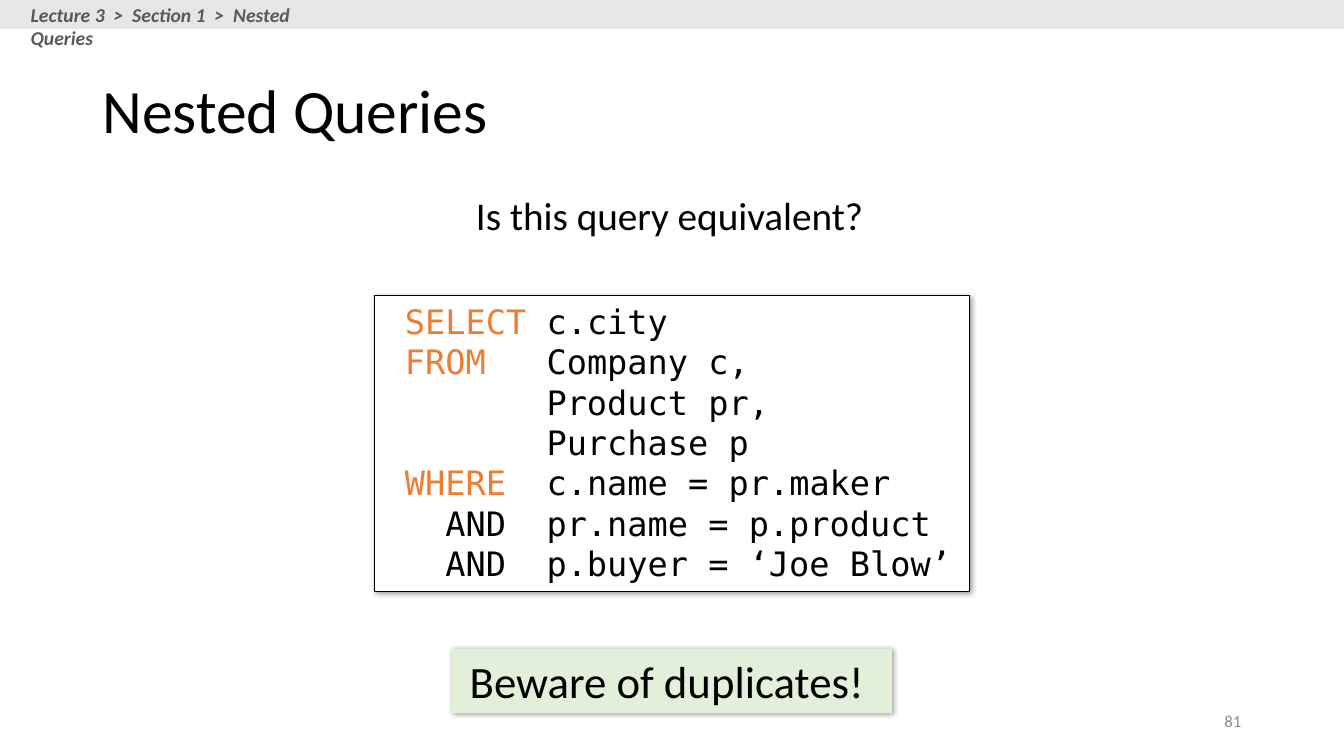
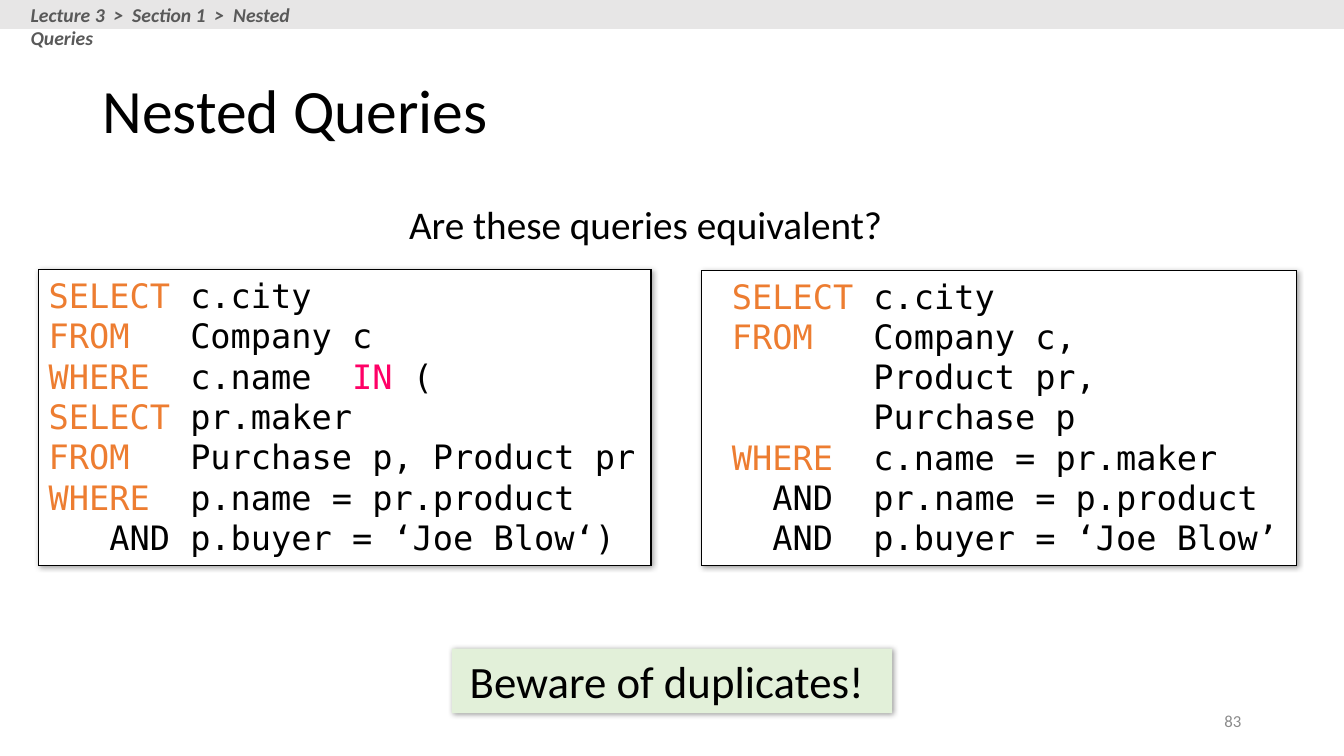
Before and after one commit to stanford-futuredata/cs145-2017, a slide deck: slide 83 of lectures/lecture-2-3/Lecture_2_3_SQL.pptx (slide 81 before the commit). Drawn at 1344x756 pixels with LibreOffice and Linux fonts; fonts in the diff are those of the drawing. Boxes give left, top, right and bottom in pixels: in the first picture for what was removed or moved away, otherwise in the second. Text is boxed around its words. In the diff, an @@ line names an element or a change of style, - is before the commit and + after.

```diff
--- a/lectures/lecture-2-3/Lecture_2_3_SQL.pptx
+++ b/lectures/lecture-2-3/Lecture_2_3_SQL.pptx
@@ text at [409,211,882,246]: text changed @@
-Is this query equivalent?
+Are these queries equivalent?
@@ rectangle added at [39,270,651,566], fill #FFFFFF, outline #000000 0.75 pt, 24 pt, text #000000 @@
+SELECT c.city
+FROM Company c
+WHERE c.name IN (
+SELECT pr.maker
+FROM Purchase p, Product pr
+WHERE p.name = pr.product
+AND p.buyer = ‘Joe Blow‘)
@@ rectangle "SELECT c.city": place and size @@
-rectangle "SELECT c.city" at [375,296,970,592]
+rectangle "SELECT c.city" at [702,270,1297,566]
@@ page number at [1224,715,1241,727]: text changed @@
-81
+83
```
Also in this commit, not shown: 10 other slides changed, 2 slides added, 1 slide removed, 1 other file.
